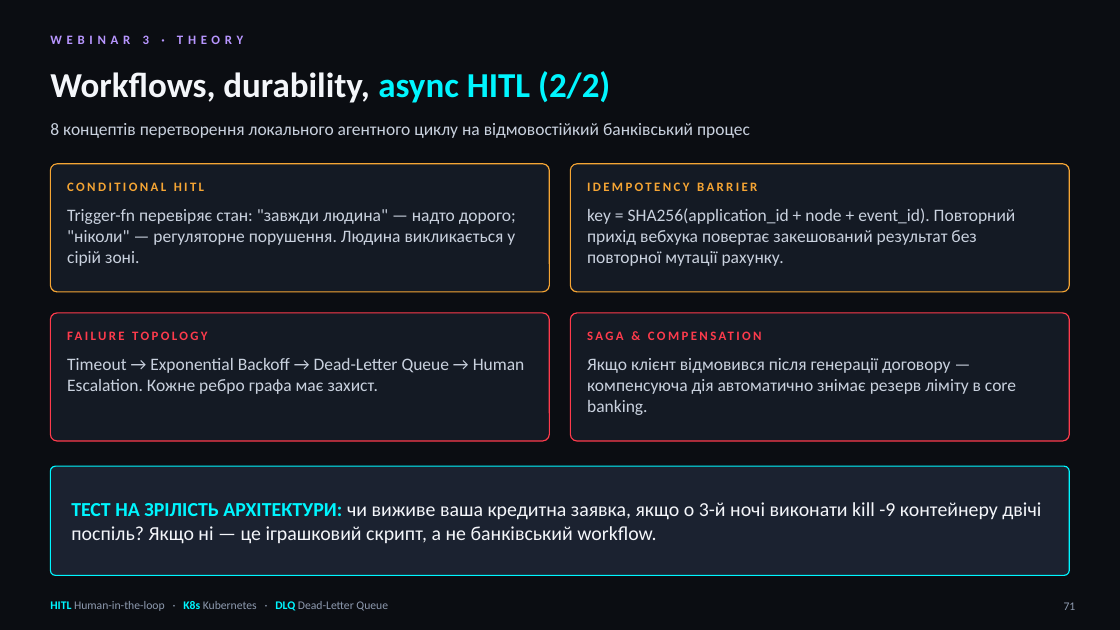
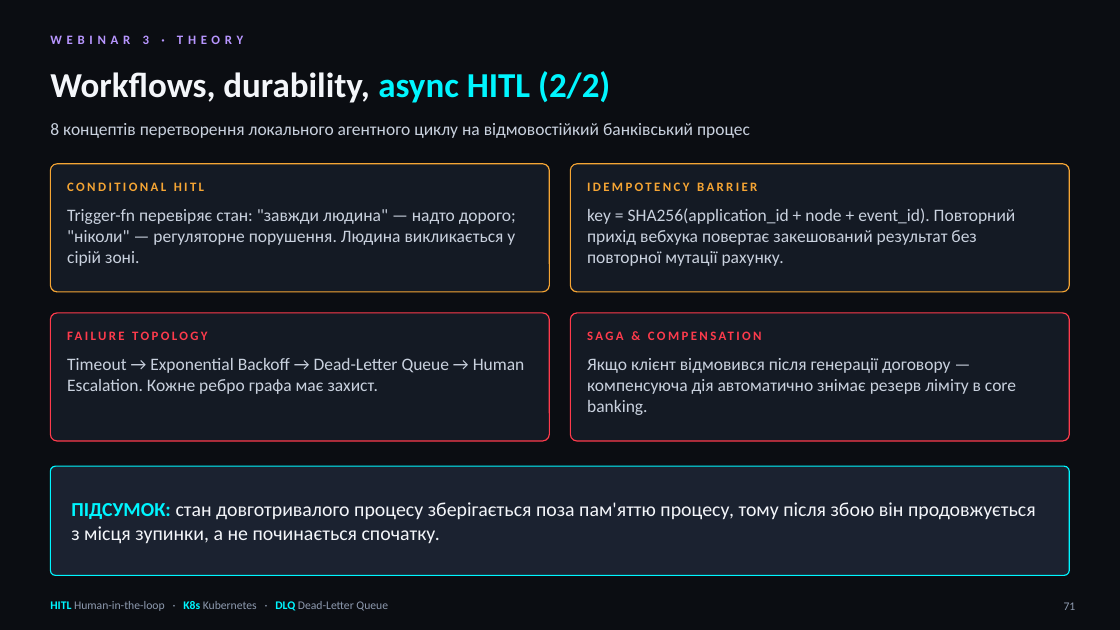
Before and after one commit to zinur/loan-copilot, a slide deck: slide 71 of Loan_Copilot_Workshop.pptx. Drawn at 1120x630 pixels with LibreOffice and Linux fonts; fonts in the diff are those of the drawing. Boxes give left, top, right and bottom in pixels: in the first picture for what was removed or moved away, otherwise in the second. Text is boxed around its words. In the diff, an @@ line names an element or a change of style, - is before the commit and + after.

```diff
--- a/Loan_Copilot_Workshop.pptx
+++ b/Loan_Copilot_Workshop.pptx
@@ text at (71, 502, 1036, 543): text changed @@
-ТЕСТ НА ЗРІЛІСТЬ АРХІТЕКТУРИ: чи виживе ваша кредитна заявка, якщо о 3-й ночі виконати kill -9 контейнеру двічі поспіль? Якщо ні — це іграшковий скрипт, а не банківський workflow.
+ПІДСУМОК: стан довготривалого процесу зберігається поза пам'яттю процесу, тому після збою він продовжується з місця зупинки, а не починається спочатку.
```
Also in this commit, not shown: 12 other slides changed, 2 slides removed, 20 other files.
